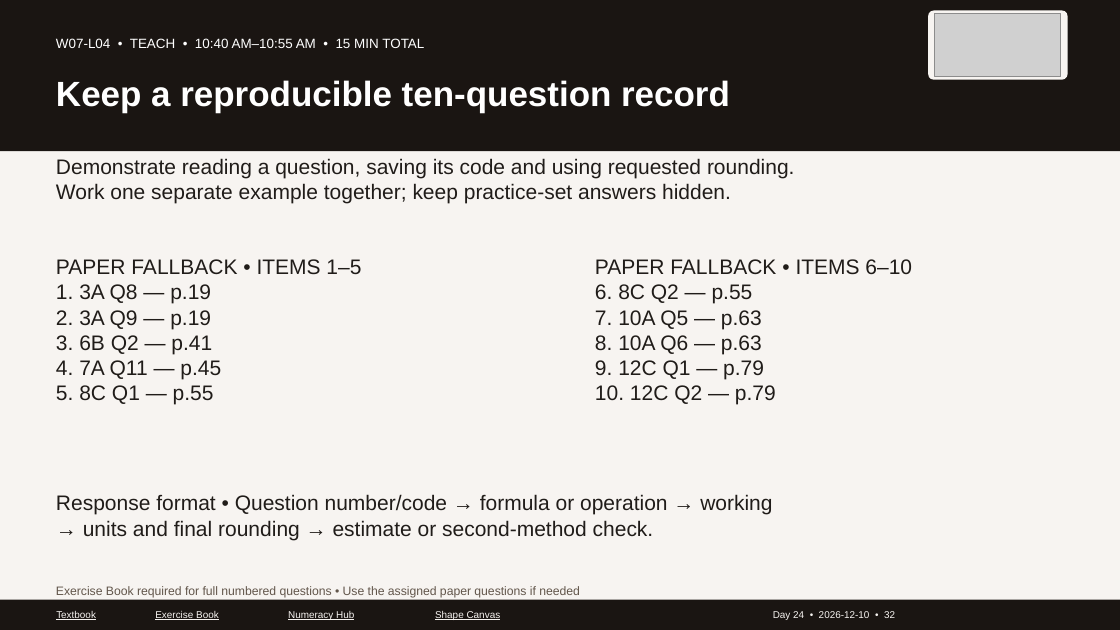
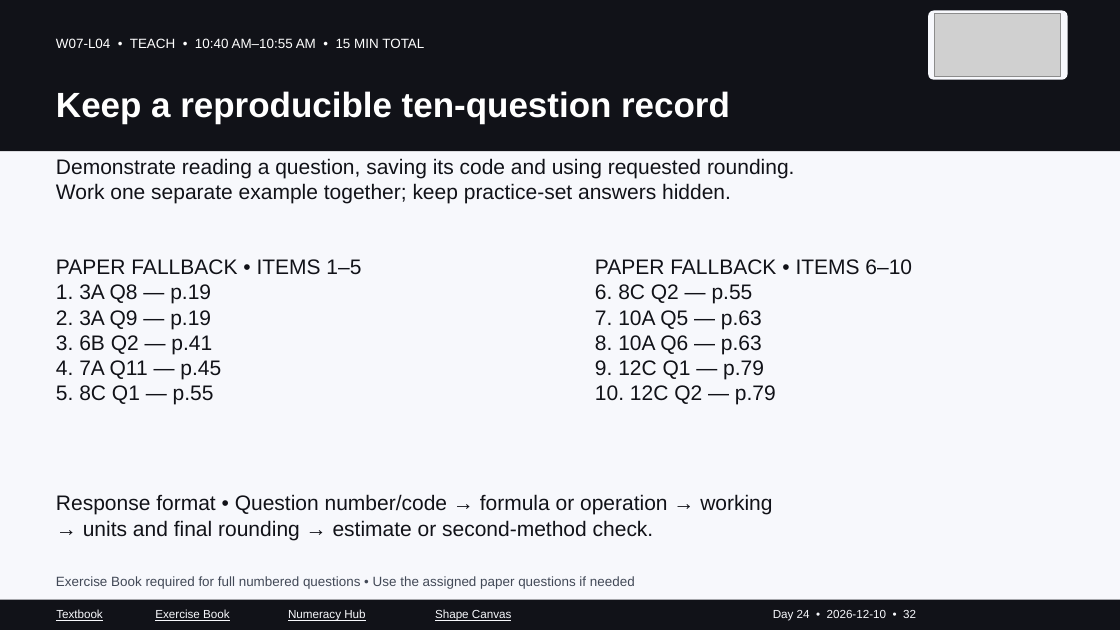
Before and after one commit to GOSTROGIS/access-trades-numeracy, a slide deck: slide 32 of carpentry/intake-141/PowerPoint/Day-24_2026-12-10_Week-7.pptx. Drawn at 1120x630 pixels with LibreOffice and Linux fonts; fonts in the diff are those of the drawing; grey boxes stand for pictures. Boxes give left, top, right and bottom in pixels: in the first picture for what was removed or moved away, otherwise in the second. Text is boxed around its words. In the diff, an @@ line names an element or a change of style, - is before the commit and + after.

Commit message:
Fix slide layout collisions and strengthen colour contrast

```diff
--- a/carpentry/intake-141/PowerPoint/Day-24_2026-12-10_Week-7.pptx
+++ b/carpentry/intake-141/PowerPoint/Day-24_2026-12-10_Week-7.pptx
@@ background #F7F4F1 to #F7F8FC @@
@@ rectangle at bbox=[0, 0, 1120, 151]: fill #1A1512 to #111218 @@
@@ text "Keep a reproducible ten-question record": place and size @@
-text "Keep a reproducible ten-question record" at bbox=[56, 80, 730, 113]
+text "Keep a reproducible ten-question record" at bbox=[56, 91, 730, 124]
@@ text colour #201C19 to #111218 in 4 elements at bbox=[56, 158, 795, 203], bbox=[56, 259, 361, 405], bbox=[595, 259, 912, 405], bbox=[56, 494, 772, 540] @@
@@ text "Exercise Book required for full ...": place and size @@
-text "Exercise Book required for full ..." at bbox=[56, 586, 580, 598]
+text "Exercise Book required for full ..." at bbox=[56, 576, 635, 589]
@@ text "Exercise Book required for full ..." at bbox=[56, 576, 635, 589]: size 10.5 to 11.5 pt, text colour #62564B to #424957 @@
@@ rectangle at bbox=[0, 600, 1120, 630]: fill #1A1512 to #111218 @@
@@ size 8.5 to 10 pt, text colour #F7F4F1 to #F7F8FC; less space between paragraphs in 5 elements at bbox=[773, 610, 916, 621], bbox=[288, 609, 365, 621], bbox=[435, 609, 511, 621], bbox=[155, 609, 230, 621], bbox=[56, 609, 103, 621] @@
```
Also in this commit, not shown: 50 other slides changed, 51 other files.
